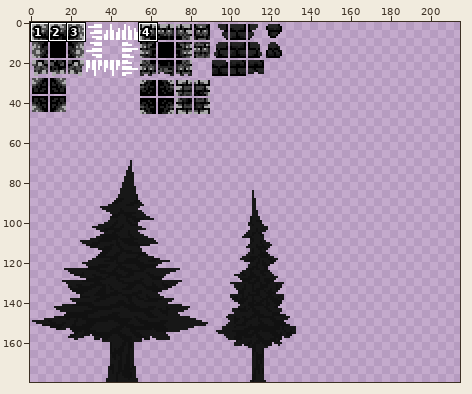
Sprite sheet -- Assets/Sprites & Tiles/Sprites/Level1.png. The first picture is a wide view before the edit; the outline marks the close-up.
Close-up. Earlier state:
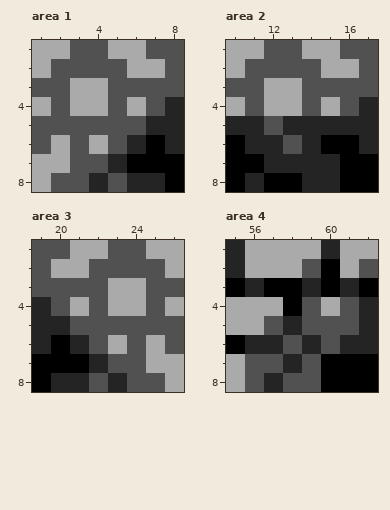
The file is 320x180 pixels. Colours within 5 levels of each other are drawn and written as one. Shown: area 1: x 1..8, y 1..8; area 2: x 10..17, y 1..8; area 3: x 19..26, y 1..8; area 4: x 55..62, y 1..8. The wide view leaves out empty margins. The commit also changed other parts of the picture, which this record leaves out.
New version:
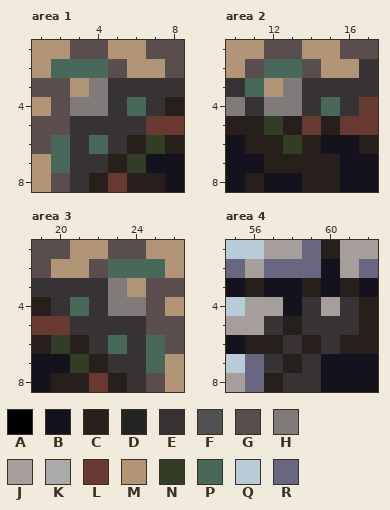
Palette (. is transparent): A #000000  B #14121d  C #271f1b  D #242424  E #373334  F #515151  G #594d4d  H #807b7a  J #a69e9a  K #aaaaaa  L #673931  M #b29476  N #333c24  P #486859  Q #b8ccd8  R #696682
From old to new:
Changed rows in their new state; - is an unchanged pixel.
Area 1:
first column x 1:
1 MMGGMMGG
2 MPPPGMMG
3 GGMHEEEE
4 MGHHEPEC
5 GGEEEELL
6 GPEPECNC
7 MPEECNBB
8 MGECLCCB
Area 2:
first column x 10:
1 MMGGMMGG
2 MGPPGMME
3 EPMHEEEE
4 HEHHEPEL
5 CCNCLCLL
6 BCCNCBBC
7 BBCCCCBB
8 BCBBCCBB
Area 3:
first column x 19:
1 GGMMGGMM
2 GMMGPPPM
3 EEEEHMGG
4 CEPEHHGM
5 LLEEEEGG
6 CNCEPEPG
7 BBNCEEPM
8 BCCLCEGM
Area 4:
first column x 55:
1 QQJJRCJJ
2 RJRRRBJR
3 BCBBCBCB
4 QJJBEJEC
5 JJECEEEC
6 BCCECECC
7 QRECEBBB
8 JRCEEBBB
Changed places in both close-ups, as pixel boxes (x1, y1, x2, y2):
changed: (32, 40, 184, 192)
changed: (226, 40, 378, 192)
changed: (32, 240, 184, 392)
changed: (226, 240, 378, 392)
